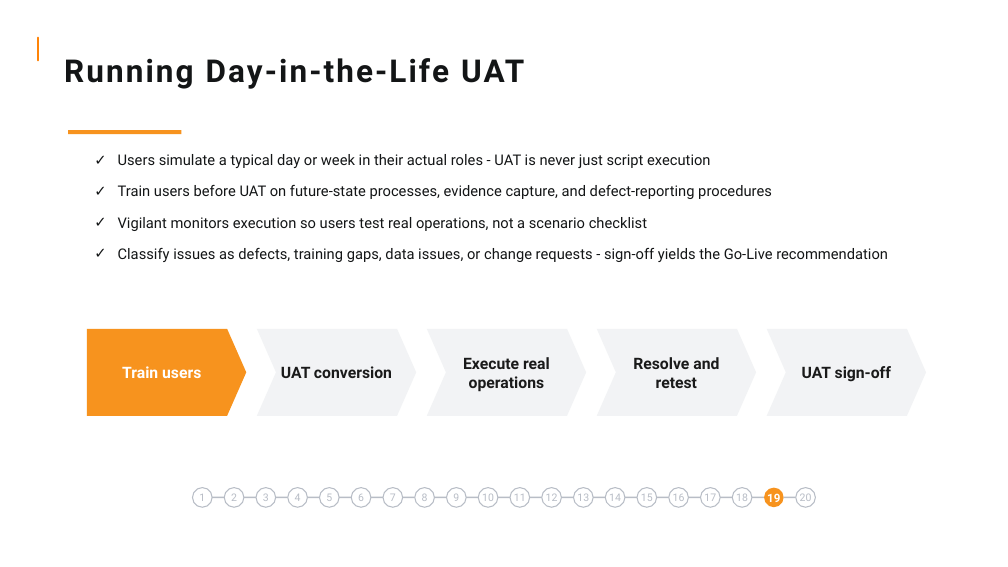
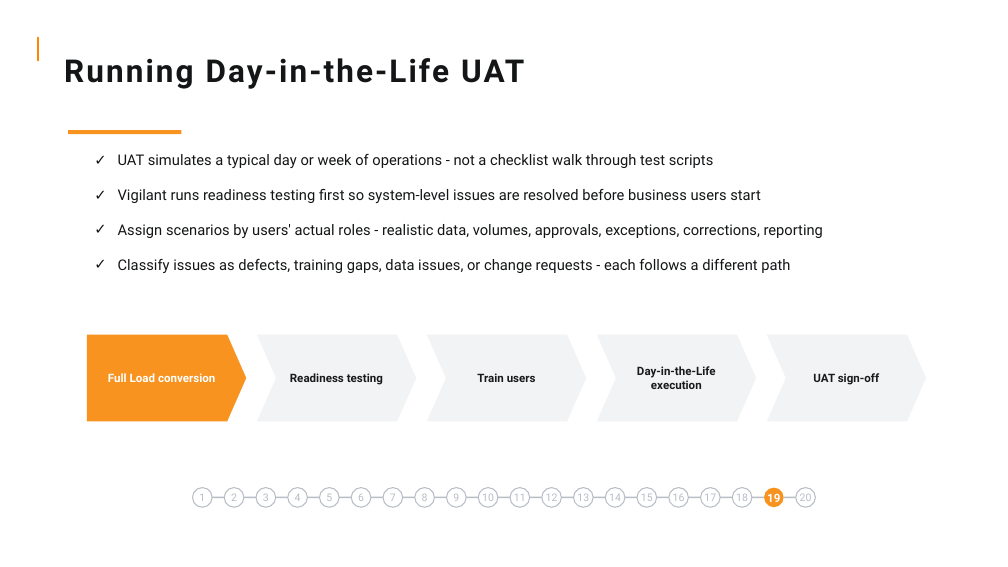
Before and after one commit to ASDPKP0409/vigilant-courses, a slide deck: slide 21 of courses/application-delivery-guidelines/slides.pptx. Drawn at 1008x567 pixels with LibreOffice and Linux fonts; fonts in the diff are those of the drawing; background and template pictures are left out. Boxes give left, top, right and bottom in pixels: in the first picture for what was removed or moved away, otherwise in the second. Text is boxed around its words. In the diff, an @@ line names an element or a change of style, - is before the commit and + after.

```diff
--- a/courses/application-delivery-guidelines/slides.pptx
+++ b/courses/application-delivery-guidelines/slides.pptx
@@ text at [118,154,823,273]: text changed @@
-✓ Users simulate a typical day or week in their actual roles - UAT is never just script execution
-✓ Train users before UAT on future-state processes, evidence capture, and defect-reporting procedures
-✓ Vigilant monitors execution so users test real operations, not a scenario checklist
-✓ Classify issues as defects, training gaps, data issues, or change requests - sign-off yields the Go-Live recommendation
+✓ UAT simulates a typical day or week of operations - not a checklist walk through test scripts
+✓ Vigilant runs readiness testing first so system-level issues are resolved before business users start
+✓ Assign scenarios by users' actual roles - realistic data, volumes, approvals, exceptions, corrections, reporting
+✓ Classify issues as defects, training gaps, data issues, or change requests - each follows a different path
@@ 4 chevrons, 1 pentagon arrow: place and size @@
-4 chevrons, 1 pentagon arrow at [87,329,926,416]
+4 chevrons, 1 pentagon arrow at [87,334,926,421]
@@ chevron "UAT sign-off" at [767,334,926,421]: size 15 to 11 pt @@
@@ text in pentagon arrow at [108,373,215,382]: text changed; size 15 to 11 pt @@
-Train users
+Full Load conversion
@@ text in chevron at [290,373,383,385]: text changed; size 15 to 11 pt @@
-UAT conversion
+Readiness testing
@@ text in chevron at [477,373,536,382]: text changed; size 15 to 11 pt @@
-Execute real operations
+Train users
@@ text in chevron at [637,366,716,389]: text changed; size 15 to 11 pt @@
-Resolve and retest
+Day-in-the-Life execution
```
Also in this commit, not shown: 21 other slides changed, 14 other files.
